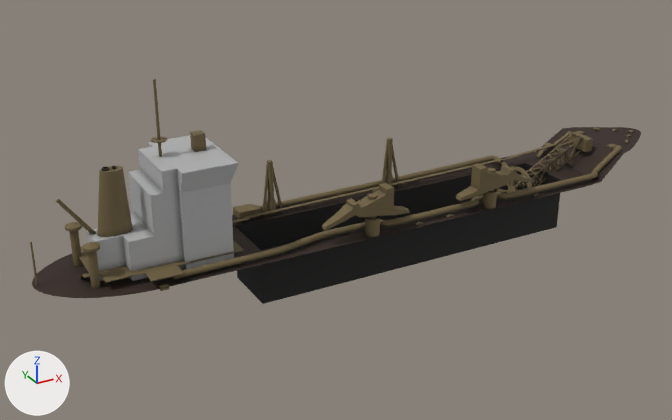
An edit to the Blender file assets/models/src/dredger.blend, drawn before and after from the same camera.
Before and after are seen from a camera (50 mm lens) standing at (-65.4, -105.1, 66.5) and looking at (-7.2, 0.7, 13.5). The lights are fixed; the arrows at lower left show +X, +Y and +Z.
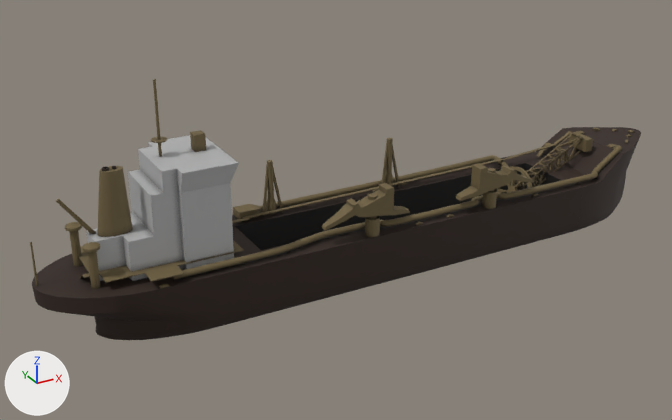
Pixel boxes [x1, y1, x2, y2] of what changed, in the pictures (672 x 420 px):
'Deck', reshaped (20% taller): before [32, 127, 641, 304]; after [32, 127, 641, 340]
part 1 of me_plane_001, built on (black): after [32, 140, 639, 340]

What changed in the scene script:
```text
Change me_plane_001:
    used by ob_deck; location = (0.0, 0.0, 0.0)
    remove me_plane_001.from_pydata(...)  # 70 vertices, 38 faces; spans x -49.5..49.5, y -8.1..8.1, z 4.7..16.4
    add me_plane_001.from_pydata(...)  # 340 vertices, 334 faces; spans x -49.5..49.5, y -8.1..8.1, z 4.1..16.4
    me_plane_001 part 1
    23 faces are deleted
    132 vertices are added at x -42.6..46.8, y -7.9..7.9, z 4.1..10.5
    16 new vertices lie (0.1, 0.0, -2.3) away from vertices in x -49.5..0.0, y -8.1..8.1, z 12.7
    14 new vertices lie (6.9, 0.0, -2.9) away from vertices in x -49.4..-37.0, y -8.0..8.0, z 10.4
    10 new vertices lie (-0.1, 0.0, -2.2) away from vertices in x 29.9..34.8, y -8.1..8.1, z 12.7
    12 new vertices lie (0.0, 0.0, -2.9) away from vertices in x 0.1..34.7, y -8.1..8.1, z 10.4..10.5
    10 new vertices lie (0.2, 0.0, -2.3) away from vertices in x -48.0..-24.8, y -8.1..8.1, z 12.7
    8 new vertices lie (6.9, 0.0, -2.9) away from vertices in x -47.8..-38.5, y -7.9..7.9, z 10.4
    6 new vertices lie (-2.2, 0.0, -5.9) away from vertices in x 48.7..49.5, y -1.7..1.7, z 16.4
    8 new vertices lie (0.0, 0.0, -2.9) away from vertices in x -24.6..47.3, y -8.1..8.1, z 10.4..10.5
    7 new vertices lie (0.0, -0.2, -1.7) away from vertices in x -33.2..34.7, y 7.6..8.1, z 7.5..7.6
    7 new vertices lie (0.0, 0.2, -1.7) away from vertices in x -33.2..34.7, y -8.1..-7.6, z 7.5..7.6
    6 new vertices lie (0.0, 0.1, -1.7) away from vertices in x -41.7..-34.7, y -7.1..-2.5, z 7.5
    6 new vertices lie (0.0, -0.1, -1.7) away from vertices in x -41.7..-34.7, y 2.5..7.1, z 7.5
    5 new vertices lie (0.0, 0.5, -0.8) away from vertices in x -36.3..34.7, y -7.8..-6.5, z 5.8..5.9
    5 new vertices lie (0.0, -0.5, -0.8) away from vertices in x -36.3..34.7, y 6.5..7.8, z 5.8..5.9
    6 new vertices lie (0.0, 0.0, -2.9) away from vertices in x 39.2..44.2, y -6.5..6.5, z 10.5
    6 new vertices lie (-0.2, 0.0, -1.7) away from vertices in x 44.2..47.3, y -3.4..3.4, z 7.6
    6 new vertices lie (0.0, 12.2, 0.0) away from vertices in x -30.2..32.4, y -6.1, z 4.1..4.2
    319 new faces join them, mat_deck
```
